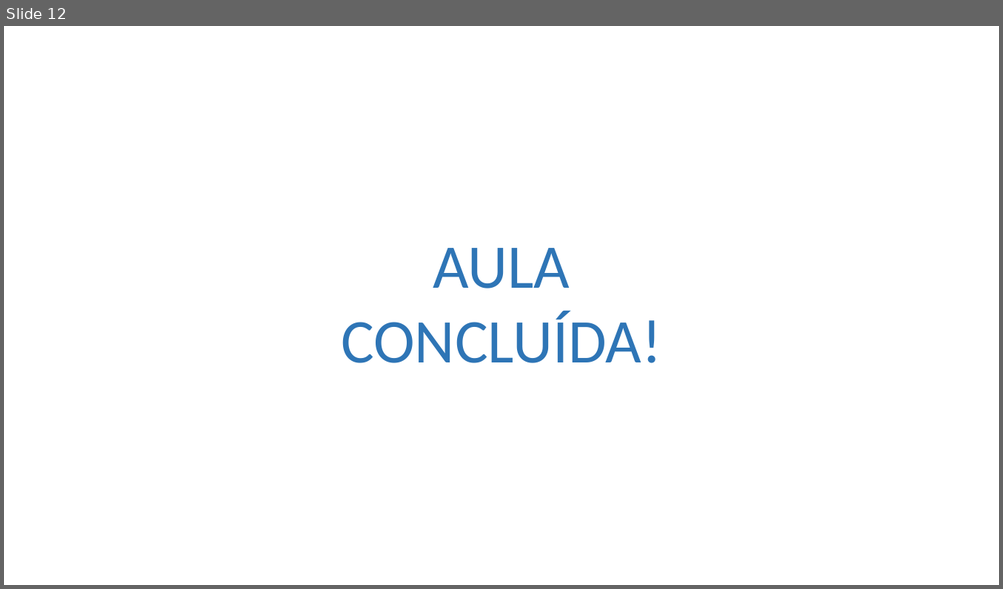
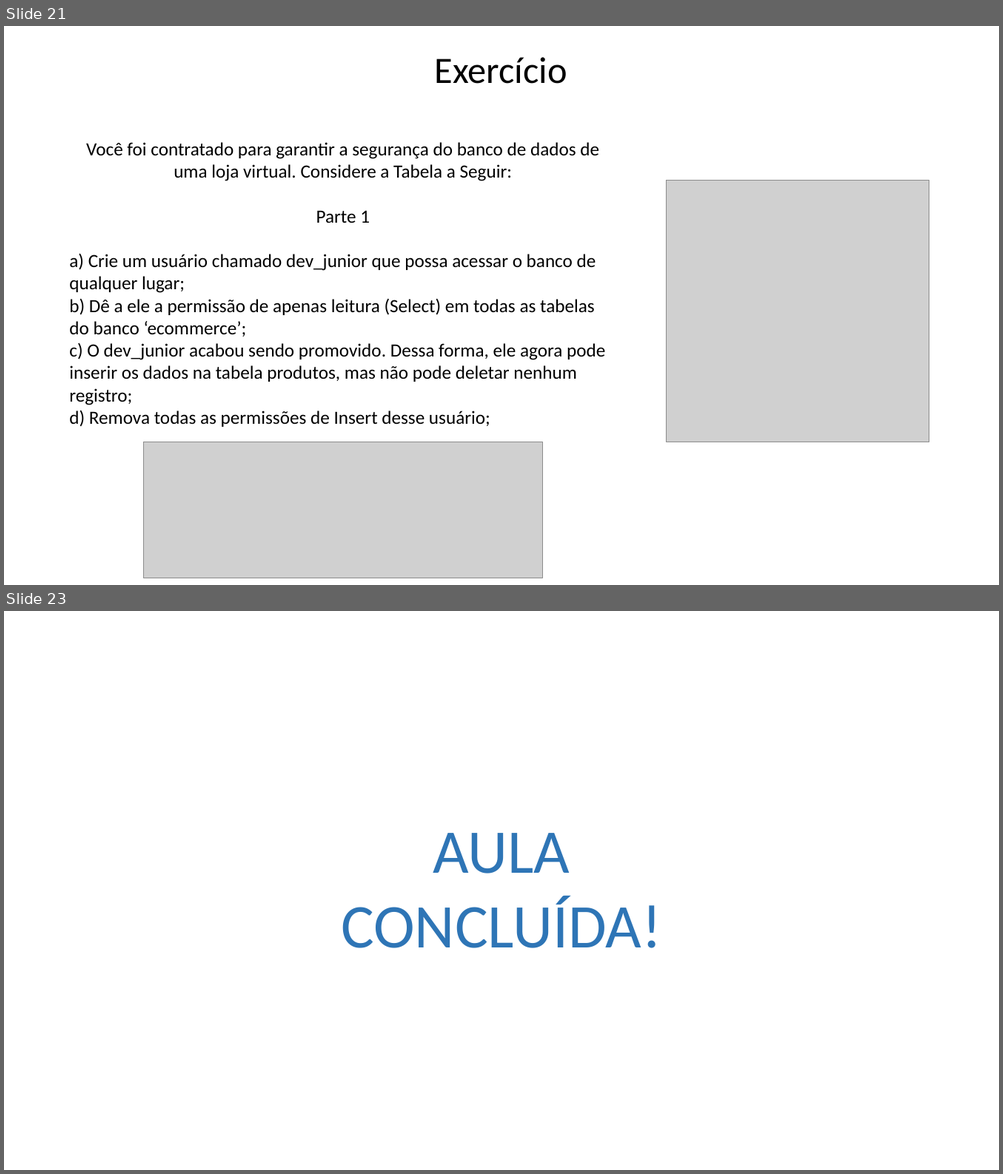
Before and after one commit to Felipe-Tagawa/C07-Monitoria, a slide deck: Aula 06/ComandosDCL.pptx. Shown one above the other, each under a label of ours: slide 12 before the commit, slides 21 and 23 after it; the slides between them are not shown. The pictures are 1003x589 and 1003x1174 pixels, drawn with LibreOffice and Linux fonts; fonts in the diff are those of the drawing; grey boxes stand for pictures; background and template pictures are left out. Boxes give left, top, right and bottom in pixels: in the first picture for what was removed or moved away, otherwise in the second. Text is boxed around its words. In the diff, an @@ line names an element or a change of style, - is before the commit and + after.

```diff
--- a/Aula 06/ComandosDCL.pptx
+++ b/Aula 06/ComandosDCL.pptx
@@ slide 21 added at bbox=[4, 26, 999, 585], background picture (left out) @@
@@ text added at bbox=[435, 57, 567, 84], 36 pt, text #000000 @@
+Exercício
@@ text added at bbox=[69, 142, 605, 427], 18 pt, text #000000 @@
+Você foi contratado para garantir a segurança do banco de dados de uma loja virtual. Considere a Tabela a Seguir:
+Parte 1
+a) Crie um usuário chamado dev_junior que possa acessar o banco de qualquer lugar;
+b) Dê a ele a permissão de apenas leitura (Select) em todas as tabelas do banco ‘ecommerce’;
+c) O dev_junior acabou sendo promovido. Dessa forma, ele agora pode inserir os dados na tabela produtos, mas não pode deletar nenhum registro;
+d) Remova todas as permissões de Insert desse usuário;
@@ picture added at bbox=[666, 181, 929, 443] @@
@@ picture added at bbox=[144, 443, 543, 579] @@
@@ what was slide 12 is now slide 23 @@
```
Also in this commit, not shown: 12 other slides added, 2 slides removed, 2 other files.
